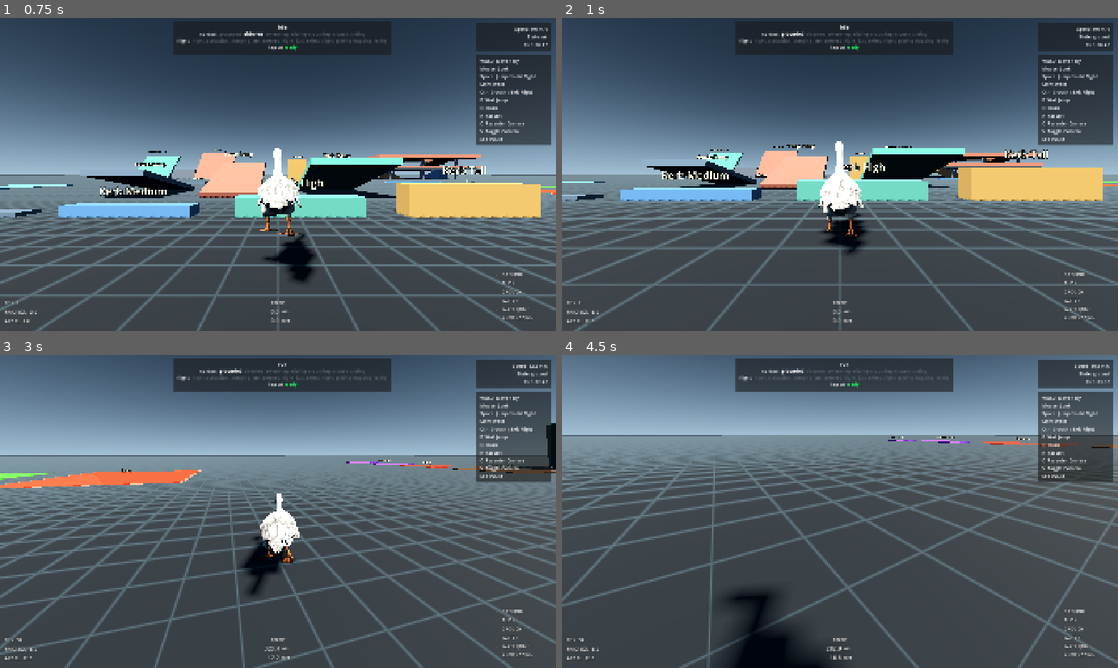
Above: before the commit, frames 1-4 (two rows, left to right).
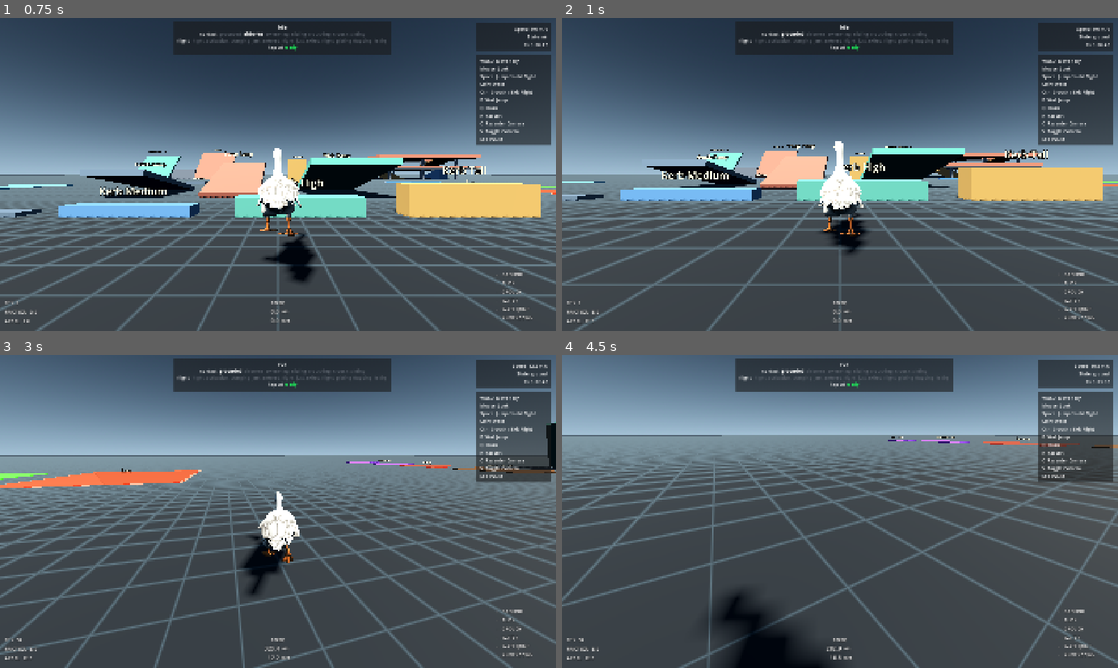
Above: after the commit, the same moments.

Repository: newNadik/Goosespeed
Game: Godot game, scene res://scenes/ui/main_menu.tscn
Same seed, same stepped clock (60 frames per second), same inputs: the game is played once before the commit and once after it.
Inputs (mouse positions are in pixels of both pictures, inside the frame that each line leads up to):
- Up to frame 1 (0.75 s): click "Start" at 0.5 s
- Up to frame 2 (1 s): no input
- Up to frame 3 (3 s): tap Enter at 1.25 s; move the mouse to (305, 511) at 1.27 s; hold Ctrl (player_crouch) 1.28-2.03 s; hold W (player_forward) from 1.28 s (still down); click (305, 511) at 1.42 s; tap Space (player_flap) at 1.52, 1.82, 2.27, 2.57 s; move the mouse to (250, 511) at 2.02 s; tap Q (player_honk) at 2.1 s; move the mouse to (289, 505) at 2.77 s; tap E (player_special) at 2.85 s
- Up to frame 4 (4.5 s): keep holding W (player_forward); move the mouse to (834, 517) at 3.52 s; tap V (player_toggle_camera) at 3.6 s; click (834, 517) at 3.67 s; tap Space (player_flap) at 3.77, 4.07 s; move the mouse to (878, 514) at 4.27 s; hold Shift (player_walk) from 4.28 s (still down)

Frame 1 is identical in both runs. In frame 2, 0.2% of the frame differs, in the area x 46-55%, y 39-72%; in frame 3, 0.4%; in frame 4, 0.5%, in the area x 26-39%, y 74-88%.

Commit message:
visual smooth

Diff:
--- a/scripts/player/goose_visual_controller.gd
+++ b/scripts/player/goose_visual_controller.gd
@@ -56,6 +56,7 @@
 @export var ground_input_turn_rate := 7.0
 @export var default_turn_rate := 14.0
 @export var input_facing_commit_time := 0.14
+@export var visual_vertical_smoothness := 18.0
 @export var head_look_enabled := true
 @export_range(0.0, 1.0, 0.05) var head_look_intensity := 0.65
 @export var head_look_smoothness := 10.0
@@ -73,6 +74,8 @@
 var intended_movement_time := 0.0
 var tracked_intended_movement_direction := Vector3.ZERO
 var head_look_controller: Node
+var smoothed_visual_y := 0.0
+var visual_y_initialized := false
 
 
 func _ready() -> void:
@@ -94,6 +97,7 @@
 	transform_source = value
 	if transform_source != null:
 		global_position = transform_source.global_position
+		_reset_visual_position_smoothing()
 		if _uses_full_flight_orientation(latest_state):
 			global_basis = _get_flight_visual_target_basis_for_basis(transform_source.global_basis)
 
@@ -104,7 +108,7 @@
 	locomotion_hold_remaining = maxf(locomotion_hold_remaining - delta, 0.0)
 	_update_intended_movement_turn_state(delta)
 
-	global_position = _get_root_position()
+	global_position = _get_visual_position(delta)
 	if _uses_full_flight_orientation(latest_state):
 		global_basis = _get_flight_visual_target_basis_for_basis(_get_root_basis())
 	else:
@@ -129,6 +133,7 @@
 		state_bridge.state_changed.connect(_on_state_changed)
 	latest_state = state_bridge.get_state()
 	global_position = latest_state.position
+	_reset_visual_position_smoothing()
 	if _uses_full_flight_orientation(latest_state):
 		global_basis = _get_flight_visual_target_basis(latest_state)
 
@@ -160,6 +165,43 @@
 	if transform_source != null:
 		return transform_source.global_position
 	return latest_state.position
+
+
+func _get_visual_position(delta: float) -> Vector3:
+	var target_position := _get_root_position()
+	if not _should_smooth_visual_position(latest_state):
+		_set_smoothed_visual_y(target_position.y)
+		return target_position
+	if not visual_y_initialized:
+		_set_smoothed_visual_y(target_position.y)
+	else:
+		smoothed_visual_y = _smooth_visual_y(smoothed_visual_y, target_position.y, delta)
+	return Vector3(target_position.x, smoothed_visual_y, target_position.z)
+
+
+func _should_smooth_visual_position(state: RefCounted) -> bool:
+	return (
+		state.mode != &"flight"
+		and state.grounded
+		and not state.swimming
+		and not state.crashed
+		and not state.knocked_down
+		and not state.hard_landed
+	)
+
+
+func _set_smoothed_visual_y(value: float) -> void:
+	smoothed_visual_y = value
+	visual_y_initialized = true
+
+
+func _reset_visual_position_smoothing() -> void:
+	_set_smoothed_visual_y(_get_root_position().y)
+
+
+func _smooth_visual_y(current_y: float, target_y: float, delta: float) -> float:
+	var blend := 1.0 - exp(-maxf(visual_vertical_smoothness, 0.0) * delta)
+	return lerpf(current_y, target_y, blend)
 
 
 func _get_root_basis() -> Basis:
--- a/tests/test_goose_visual_controller.gd
+++ b/tests/test_goose_visual_controller.gd
@@ -41,6 +41,7 @@
 	_expect_locomotion_hold(failures, visual)
 	_expect_q3_speed_scale(failures, visual)
 	_expect_visual_facing_direction(failures, visual)
+	_expect_visual_position_smoothing(failures)
 	_expect_head_look_angles(failures)
 	_expect_transition_mapping(failures, visual)
 	_expect_flight_charge_animation_gate(failures, visual)
@@ -345,6 +346,28 @@
 	var clean_basis: Basis = visual._get_flight_visual_target_basis_for_basis(scaled_basis)
 	if not _basis_is_normalized(clean_basis):
 		failures.append("flight orientation copy should return a normalized rotation basis")
+
+
+func _expect_visual_position_smoothing(failures: Array[String]) -> void:
+	var visual := VisualControllerScript.new()
+	visual.latest_state = _state({"mode": &"q3", "grounded": true, "position": Vector3(1.0, 1.0, 2.0)})
+	var initial_position: Vector3 = visual._get_visual_position(0.016)
+	if initial_position.distance_to(Vector3(1.0, 1.0, 2.0)) > 0.001:
+		failures.append("initial visual position should snap to target")
+
+	visual.latest_state = _state({"mode": &"q3", "grounded": true, "position": Vector3(3.0, 2.0, 4.0)})
+	var stepped_position: Vector3 = visual._get_visual_position(0.016)
+	if absf(stepped_position.x - 3.0) > 0.001 or absf(stepped_position.z - 4.0) > 0.001:
+		failures.append("visual smoothing should keep horizontal position exact")
+	if stepped_position.y <= 1.0 or stepped_position.y >= 2.0:
+		failures.append("grounded visual Y %.3f should smooth toward stair target" % stepped_position.y)
+
+	visual.latest_state = _state({"mode": &"q3", "grounded": false, "position": Vector3(3.0, 5.0, 4.0)})
+	var airborne_position: Vector3 = visual._get_visual_position(0.016)
+	if absf(airborne_position.y - 5.0) > 0.001:
+		failures.append("airborne visual Y should snap to target")
+
+	visual.free()
 
 
 func _expect_head_look_angles(failures: Array[String]) -> void:
